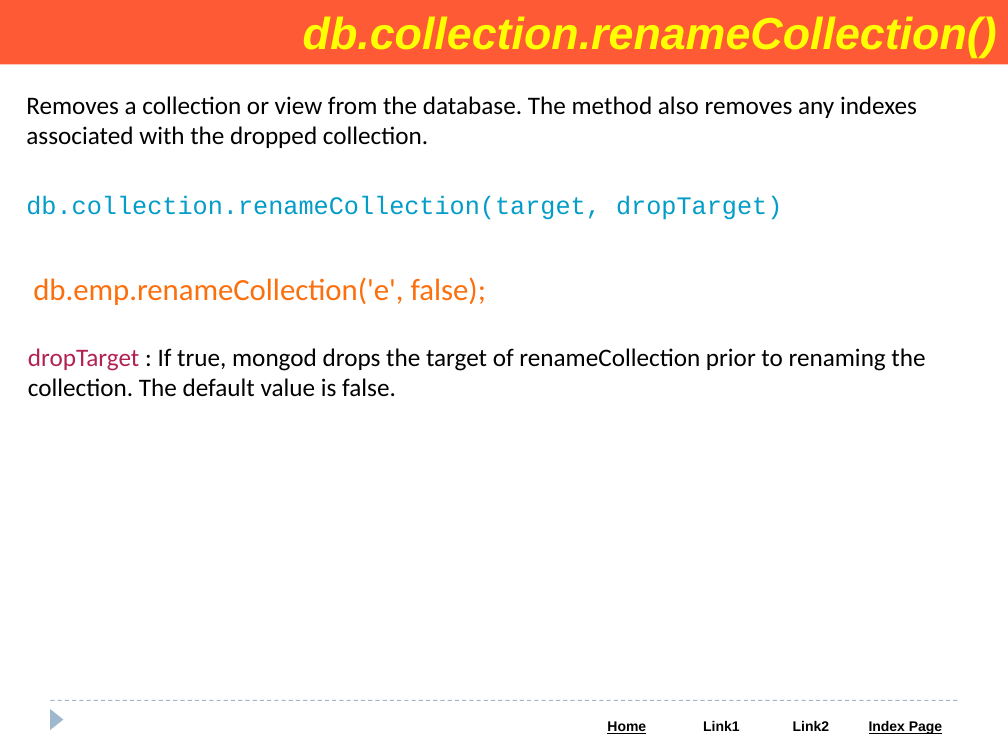
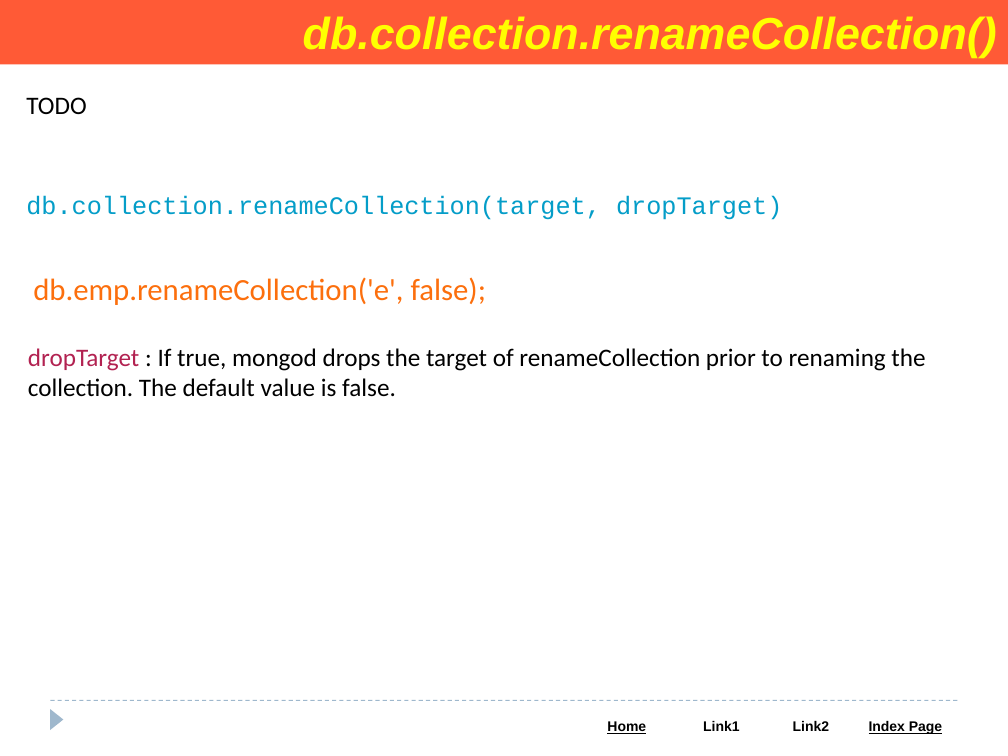
Before and after one commit to Saleel-Bagde/PPT-s, a slide deck: slide 43 of MongoDB PPT.pptx (slide 42 before the commit). Drawn at 1008x756 pixels with LibreOffice and Linux fonts; fonts in the diff are those of the drawing. Boxes give left, top, right and bottom in pixels: in the first picture for what was removed or moved away, otherwise in the second. Text is boxed around its words. In the diff, an @@ line names an element or a change of style, - is before the commit and + after.

```diff
--- a/MongoDB PPT.pptx
+++ b/MongoDB PPT.pptx
@@ text at (26,97,86,114): text changed @@
-Removes a collection or view from the database. The method also removes any indexes associated with the dropped collection.
+TODO
```
Also in this commit, not shown: 17 other slides changed, 1 slide added, 36 slides removed, 2 other files.
